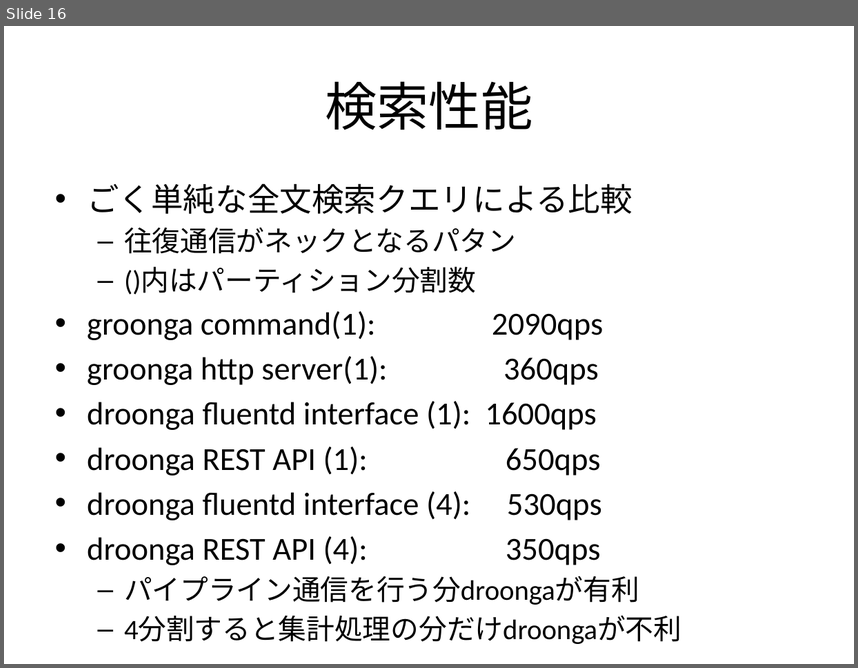
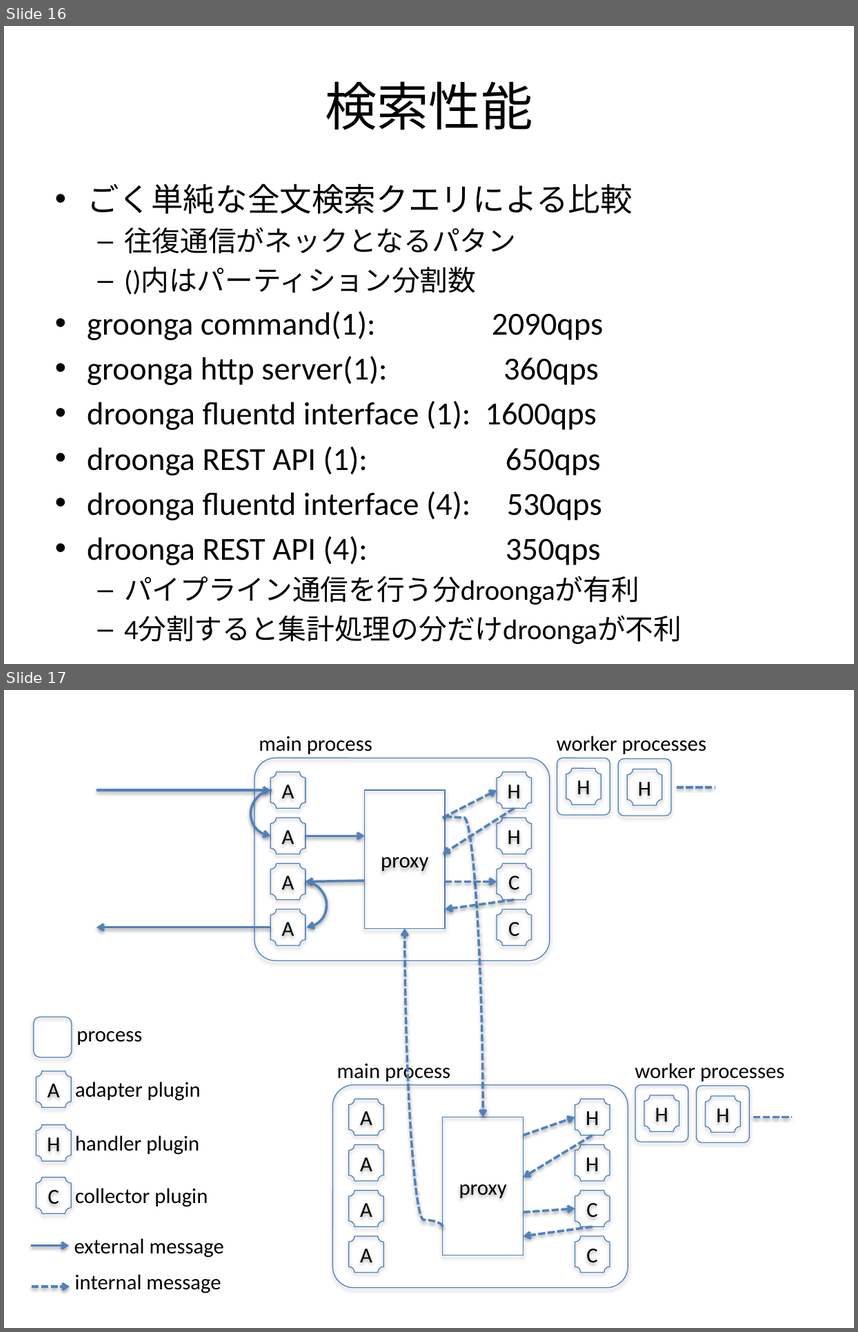
Before and after one commit to droonga/droonga.org, a slide deck: docs/Droonga20130927.pptx. Shown one above the other, each under a label of ours: slide 16 before the commit, slides 16 and 17 after it. The pictures are 858x668 and 858x1332 pixels, drawn with LibreOffice and Linux fonts; fonts in the diff are those of the drawing. Boxes give left, top, right and bottom in pixels: in the first picture for what was removed or moved away, otherwise in the second. Text is boxed around its words. In the diff, an @@ line names an element or a change of style, - is before the commit and + after.

```diff
--- a/docs/Droonga20130927.pptx
+++ b/docs/Droonga20130927.pptx
@@ slide 17 added at <box>4,690,854,1328</box>, background #FFFFFF @@
@@ group added at <box>254,736,706,960</box>: 10 plaques, 3 rounded rectangles, 2 texts, 1 rectangle @@
+proxy
+A
+A
+A
+A
+H
+H
+C
+C
+H
+main process
+worker processes
+H
@@ arrow added from (96, 790) to (271, 790), #4F81BD 2 pt @@
@@ curved arrow added from (272, 790) to (271, 836), #4F81BD 2 pt @@
@@ arrow added from (443, 818) to (497, 790), #4F81BD 2 pt dashed @@
@@ line added from (677, 788) to (715, 788), #4F81BD 2 pt dashed @@
@@ arrow added from (514, 808) to (443, 854), #4F81BD 2 pt dashed @@
@@ curved arrow added from (445, 816) to (483, 1116), #4F81BD 2 pt dashed @@
@@ arrow added from (306, 836) to (364, 836), #4F81BD 2 pt @@
@@ arrow added from (364, 880) to (306, 881), #4F81BD 2 pt @@
@@ curved arrow added from (306, 881) to (307, 927), #4F81BD 2 pt @@
@@ arrow added from (445, 881) to (497, 881), #4F81BD 2 pt dashed @@
@@ arrow added from (514, 900) to (445, 909), #4F81BD 2 pt dashed @@
@@ arrow added from (271, 927) to (96, 927), #4F81BD 2 pt @@
@@ curved arrow added from (443, 1226) to (404, 928), #4F81BD 2 pt dashed @@
@@ rounded rectangle added at <box>34,1016,72,1056</box>, outline #4B7EBC 0.75 pt @@
@@ text added at <box>76,1031,142,1045</box>, 18 pt, text #000000 @@
+process
@@ plaque added at <box>36,1071,71,1107</box>, outline #4B7EBC 0.75 pt, 18 pt, text #000000 @@
+A
@@ text added at <box>75,1081,201,1101</box>, 18 pt, text #000000 @@
+adapter plugin
@@ group added at <box>333,1060,784,1287</box>: 10 plaques, 3 rounded rectangles, 2 texts, 1 rectangle @@
+proxy
+A
+A
+A
+A
+H
+H
+C
+C
+H
+main process
+worker processes
+H
@@ arrow added from (524, 1134) to (575, 1116), #4F81BD 2 pt dashed @@
@@ line added from (754, 1116) to (792, 1116), #4F81BD 2 pt dashed @@
@@ plaque added at <box>36,1125,71,1161</box>, outline #4B7EBC 0.75 pt, 18 pt, text #000000 @@
+H
@@ text added at <box>75,1135,199,1154</box>, 18 pt, text #000000 @@
+handler plugin
@@ arrow added from (593, 1134) to (524, 1177), #4F81BD 2 pt dashed @@
@@ plaque added at <box>36,1177,71,1214</box>, outline #4B7EBC 0.75 pt, 18 pt, text #000000 @@
+C
@@ text added at <box>75,1187,208,1207</box>, 18 pt, text #000000 @@
+collector plugin
@@ arrow added from (524, 1212) to (575, 1209), #4F81BD 2 pt dashed @@
@@ arrow added from (593, 1226) to (524, 1236), #4F81BD 2 pt dashed @@
@@ arrow added from (31, 1245) to (69, 1245), #4F81BD 2 pt @@
@@ text added at <box>74,1238,224,1257</box>, 18 pt, text #000000 @@
+external message
@@ arrow added from (31, 1286) to (70, 1286), #4F81BD 2 pt dashed @@
@@ text added at <box>75,1274,221,1293</box>, 18 pt, text #000000 @@
+internal message
```
Also in this commit, not shown: 1 other file.
